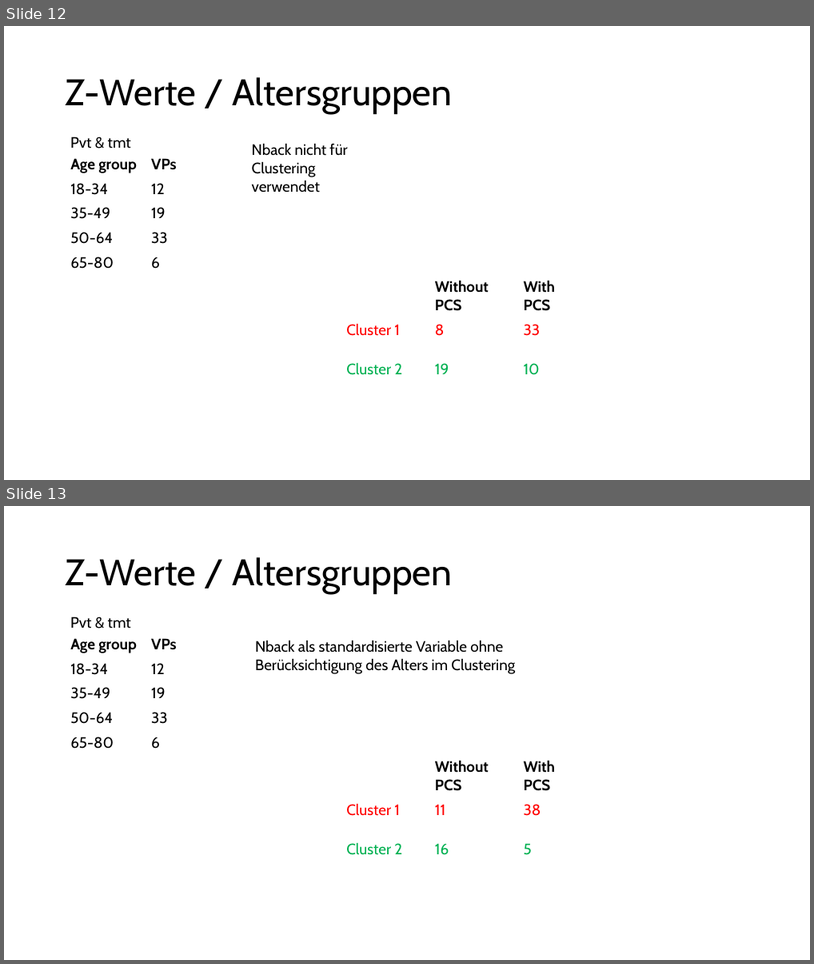
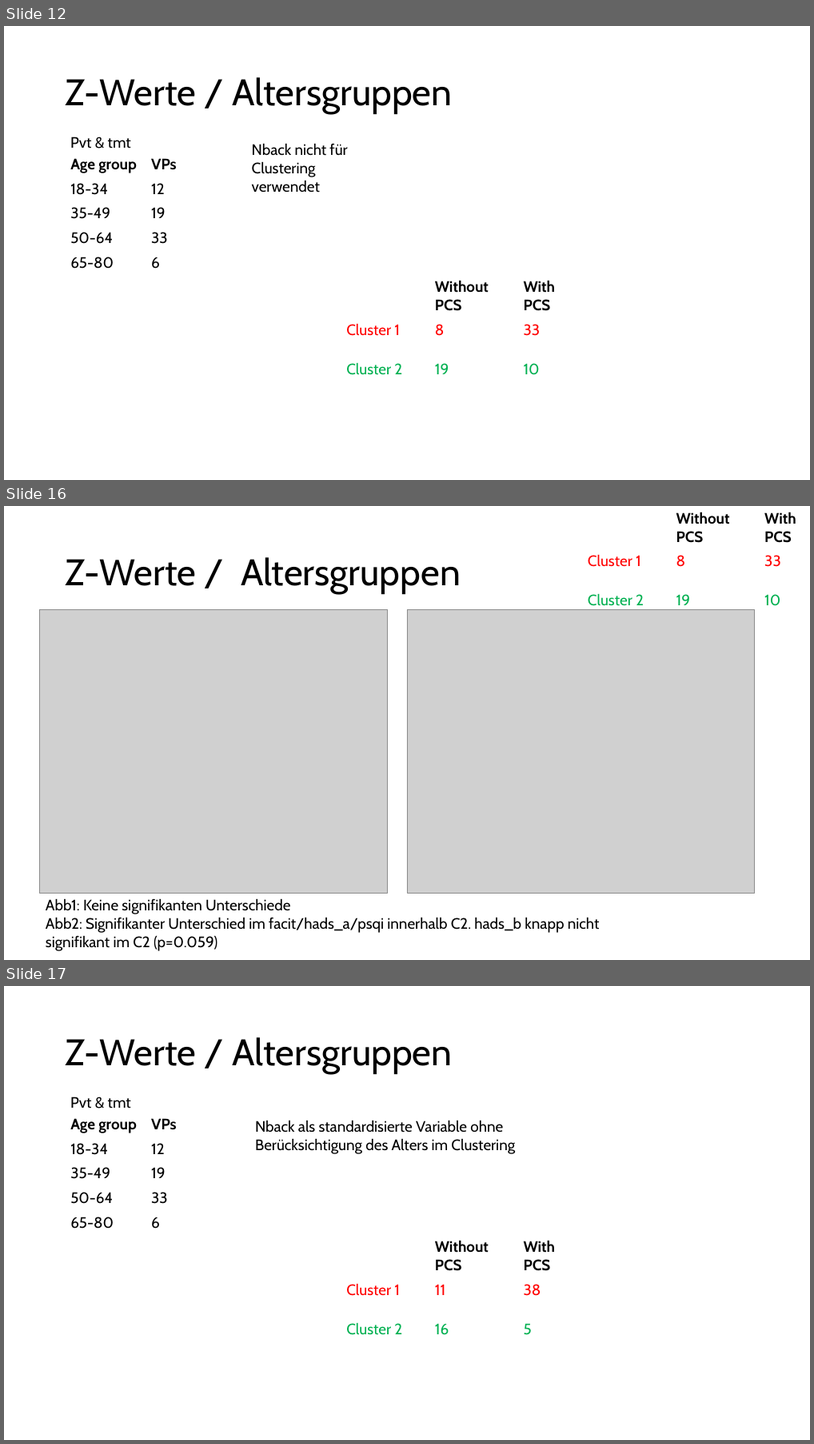
Before and after one commit to JankaMarlene/masters_thesis, a slide deck: presentations/Clustering.pptx. Shown one above the other, each under a label of ours: slides 12 and 13 before the commit, slides 12, 16 and 17 after it; the slides between them are not shown. The pictures are 814x964 and 814x1444 pixels, drawn with LibreOffice and Linux fonts; fonts in the diff are those of the drawing; grey boxes stand for pictures. Boxes give left, top, right and bottom in pixels: in the first picture for what was removed or moved away, otherwise in the second. Text is boxed around its words. In the diff, an @@ line names an element or a change of style, - is before the commit and + after.

```diff
--- a/presentations/Clustering.pptx
+++ b/presentations/Clustering.pptx
@@ slide 16 added at (4, 506, 810, 960), background #FFFFFF @@
@@ table added at (582, 506, 810, 627), 3 rows, 3 columns @@
+ | Without PCS | With PCS
+Cluster 1 | 8 | 33
+Cluster 2 | 19 | 10
@@ title added at (66, 557, 461, 594), 44 pt, text #000000 @@
+Z-Werte / Altersgruppen
@@ picture added at (40, 609, 387, 892) @@
@@ picture added at (407, 609, 755, 892) @@
@@ text added at (46, 898, 600, 951), 18 pt, text #000000 @@
+Abb1: Keine signifikanten Unterschiede
+Abb2: Signifikanter Unterschied im facit/hads_a/psqi innerhalb C2. hads_b knapp nicht signifikant im C2 (p=0.059)
@@ what was slide 13 is now slide 17 @@
```
Also in this commit, not shown: 1 slide changed, 7 other slides added.
